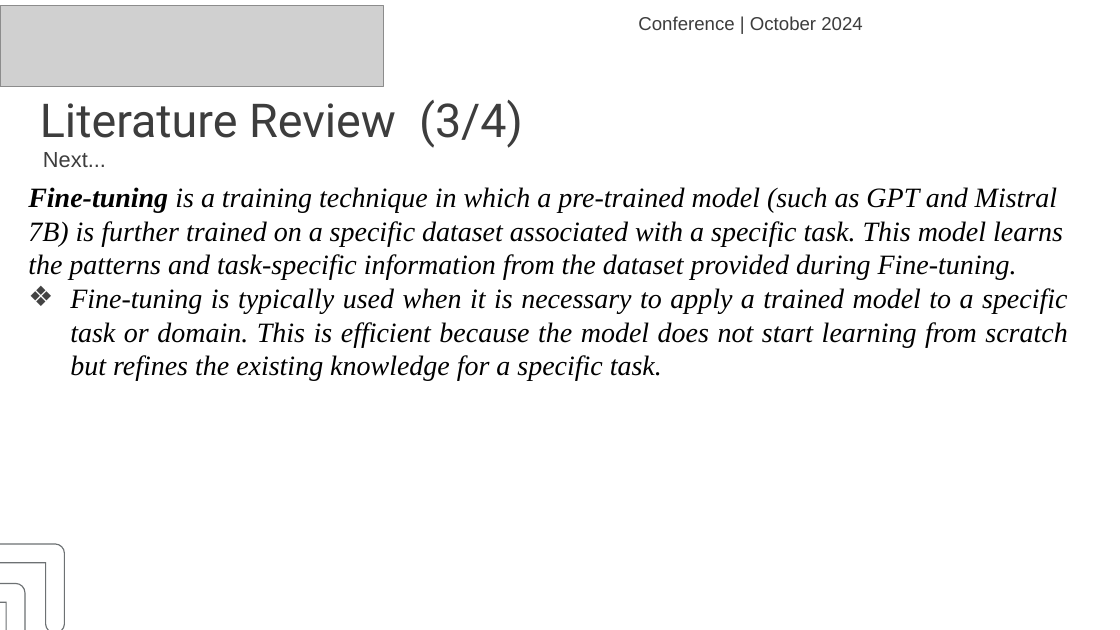
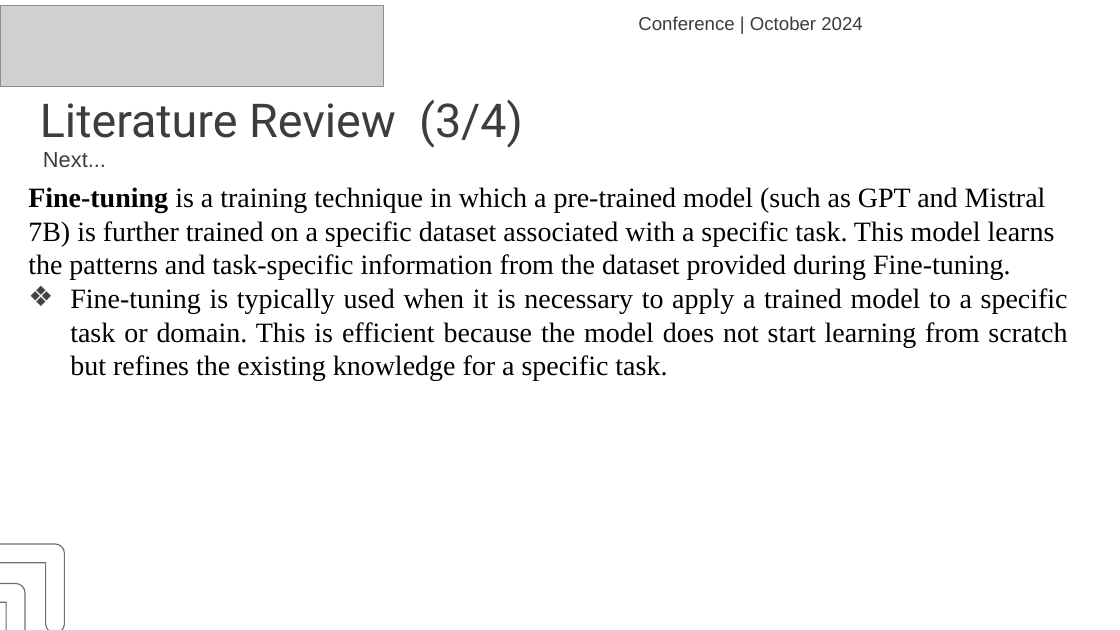
Before and after one commit to haryra/Tesis-s2-ai, a slide deck: slide 16 of Presentasi Conference Hary Rachmat 2108207010009 english.pptx. Drawn at 1120x630 pixels with LibreOffice and Linux fonts; fonts in the diff are those of the drawing; grey boxes stand for pictures. Boxes give left, top, right and bottom in pixels: in the first picture for what was removed or moved away, otherwise in the second. Text is boxed around its words. In the diff, an @@ line names an element or a change of style, - is before the commit and + after.

```diff
--- a/Presentasi Conference Hary Rachmat 2108207010009 english.pptx
+++ b/Presentasi Conference Hary Rachmat 2108207010009 english.pptx
@@ text "Fine-tuning is a training technique ..." at [28, 187, 1068, 381]: italic off @@
```
Also in this commit, not shown: 3 other slides changed.
